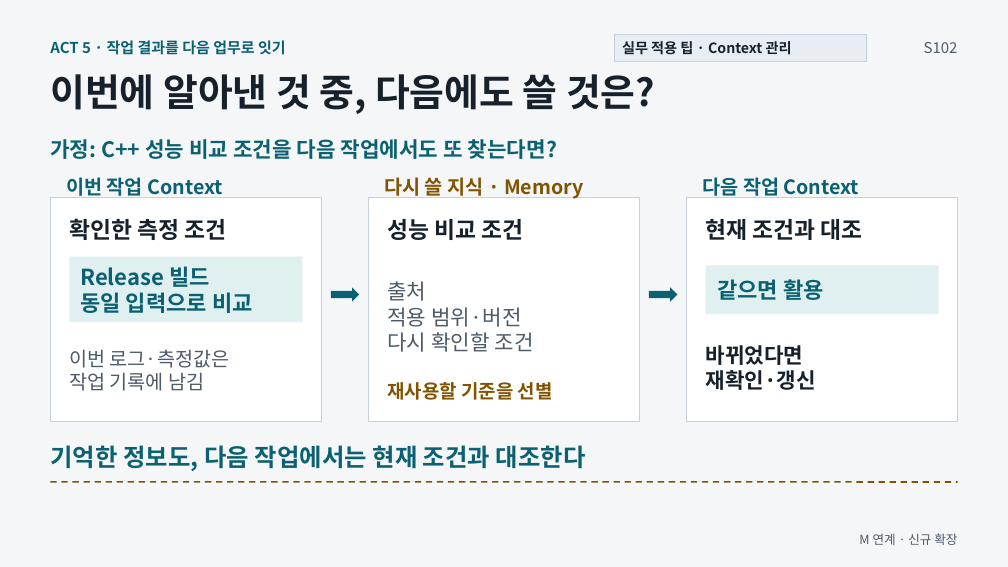
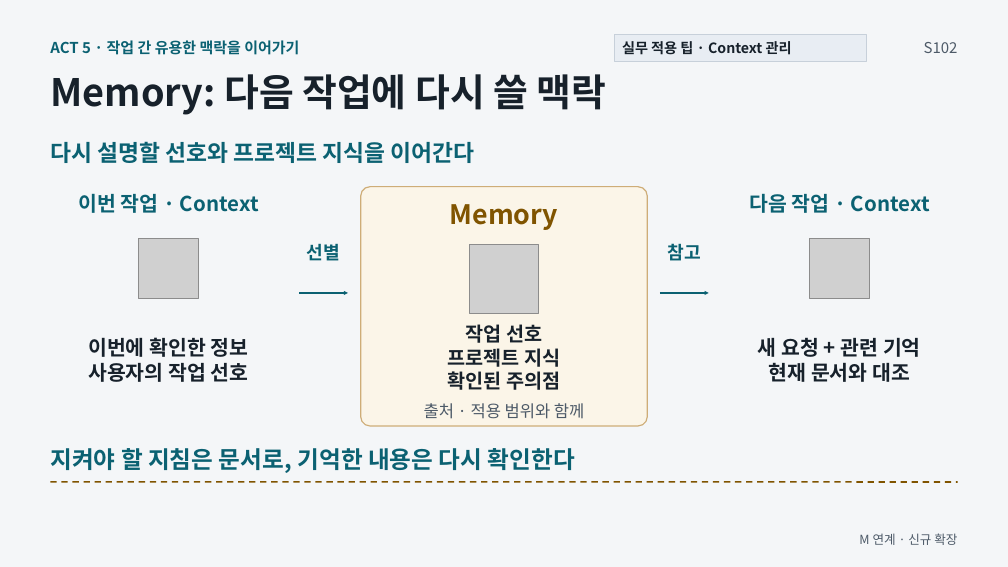
Before and after one commit to GideokKim/ai-dev-training, a slide deck: slide 5 of production/ACT_5.pptx. Drawn at 1008x567 pixels with LibreOffice and Linux fonts; fonts in the diff are those of the drawing; grey boxes stand for pictures. Boxes give left, top, right and bottom in pixels: in the first picture for what was removed or moved away, otherwise in the second. Text is boxed around its words. In the diff, an @@ line names an element or a change of style, - is before the commit and + after.

```diff
--- a/production/ACT_5.pptx
+++ b/production/ACT_5.pptx
@@ text at [50, 40, 299, 55]: text changed @@
-ACT 5 · 작업 결과를 다음 업무로 잇기
+ACT 5 · 작업 간 유용한 맥락을 이어가기
@@ text at [50, 74, 607, 115]: text changed @@
-이번에 알아낸 것 중, 다음에도 쓸 것은?
+Memory: 다음 작업에 다시 쓸 맥락
@@ text at [50, 141, 475, 163]: text changed; size 20.2 to 21.8 pt @@
-가정: C++ 성능 비교 조건을 다음 작업에서도 또 찾는다면?
+다시 설명할 선호와 프로젝트 지식을 이어간다
@@ rectangle removed at [51, 197, 321, 421] @@
@@ text at [78, 193, 259, 213]: text changed; size 18.8 to 19.5 pt @@
-이번 작업 Context
+이번 작업 · Context
@@ rounded rectangle added at [361, 187, 647, 426], fill #FBF5E8, outline #CEAD78 1.13 pt @@
@@ rectangle removed at [369, 197, 640, 421] @@
@@ text at [450, 204, 558, 230]: text changed; size 18.8 to 25.5 pt @@
-다시 쓸 지식 · Memory
+Memory
@@ rectangle removed at [687, 197, 957, 421] @@
@@ text at [749, 193, 930, 213]: text changed; size 18.8 to 19.5 pt @@
-다음 작업 Context
+다음 작업 · Context
@@ text removed at [69, 218, 226, 240] @@
-확인한 측정 조건
@@ picture added at [138, 239, 198, 299] @@
@@ text removed at [387, 219, 524, 240] @@
-성능 비교 조건
@@ text removed at [706, 219, 863, 240] @@
-현재 조건과 대조
@@ picture added at [810, 239, 870, 299] @@
@@ rectangle removed at [70, 257, 302, 322] @@
@@ text removed at [80, 266, 253, 313] @@
-Release 빌드
-동일 입력으로 비교
@@ text added at [307, 243, 340, 261], 17.2 pt, text #0B6172, bold @@
+선별
@@ picture added at [470, 244, 539, 314] @@
@@ text added at [668, 243, 701, 261], 17.2 pt, text #0B6172, bold @@
+참고
@@ rectangle removed at [706, 265, 938, 315] @@
@@ arrow added from (299, 293) to (348, 293), #0B6172 1.88 pt @@
@@ right arrow removed at [331, 287, 360, 302] @@
@@ right arrow removed at [649, 287, 678, 302] @@
@@ arrow added from (660, 293) to (709, 293), #0B6172 1.88 pt @@
@@ text removed at [717, 279, 824, 300] @@
-같으면 활용
@@ text added at [448, 324, 560, 390], 18.8 pt, text #17212B, bold @@
+작업 선호
+프로젝트 지식
+확인된 주의점
@@ text at [88, 337, 249, 382]: text changed; size 18.8 to 19.5 pt; text colour #4D5A68 to #17212B; bold on @@
-이번 로그·측정값은
-작업 기록에 남김
+이번에 확인한 정보
+사용자의 작업 선호
@@ text removed at [706, 345, 816, 390] @@
-바뀌었다면
-재확인·갱신
@@ text added at [758, 337, 921, 382], 19.5 pt, text #17212B, bold @@
+새 요청 + 관련 기억
+현재 문서와 대조
@@ text removed at [387, 382, 553, 400] @@
-재사용할 기준을 선별
@@ text at [424, 403, 584, 419]: text changed; size 20.2 to 15.8 pt @@
-출처
-적용 범위·버전
-다시 확인할 조건
+출처 · 적용 범위와 함께
@@ text at [50, 448, 575, 473]: text changed; size 23.2 to 22.5 pt @@
-기억한 정보도, 다음 작업에서는 현재 조건과 대조한다
+지켜야 할 지침은 문서로, 기억한 내용은 다시 확인한다
```
Also in this commit, not shown: 1 other slide changed, 30 other files.
